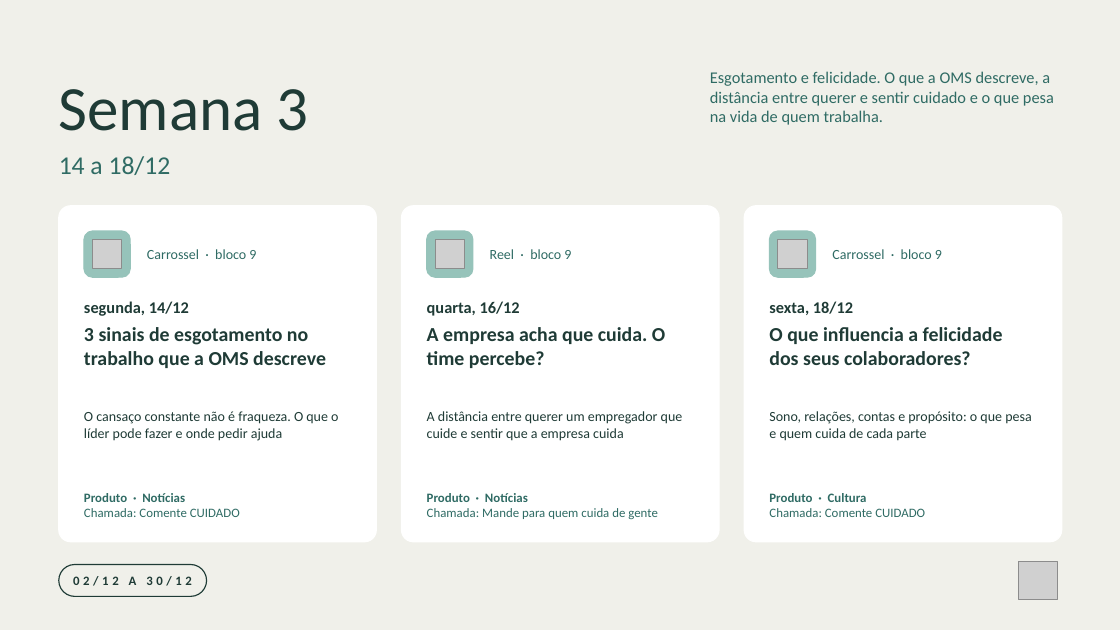
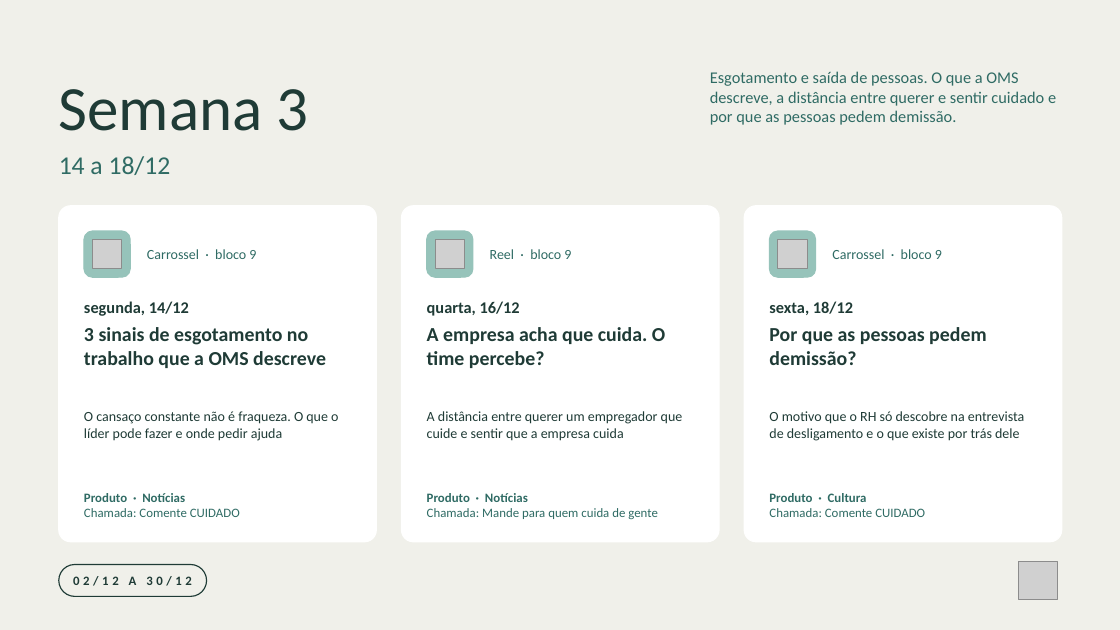
Before and after one commit to nina-rebello/comunicao-fh, a slide deck: slide 5 of marketing/calendario-dezembro/Programacao_Instagram_Dezembro_2026.pptx. Drawn at 1120x630 pixels with LibreOffice and Linux fonts; fonts in the diff are those of the drawing; grey boxes stand for pictures. Boxes give left, top, right and bottom in pixels: in the first picture for what was removed or moved away, otherwise in the second. Text is boxed around its words. In the diff, an @@ line names an element or a change of style, - is before the commit and + after.

```diff
--- a/marketing/calendario-dezembro/Programacao_Instagram_Dezembro_2026.pptx
+++ b/marketing/calendario-dezembro/Programacao_Instagram_Dezembro_2026.pptx
@@ text at (710, 71, 1056, 125): text changed @@
-Esgotamento e felicidade. O que a OMS descreve, a distância entre querer e sentir cuidado e o que pesa na vida de quem trabalha.
+Esgotamento e saída de pessoas. O que a OMS descreve, a distância entre querer e sentir cuidado e por que as pessoas pedem demissão.
@@ text at (769, 327, 986, 365): text changed @@
-O que influencia a felicidade dos seus colaboradores?
+Por que as pessoas pedem demissão?
@@ text at (769, 411, 1024, 441): text changed @@
-Sono, relações, contas e propósito: o que pesa e quem cuida de cada parte
+O motivo que o RH só descobre na entrevista de desligamento e o que existe por trás dele
```
Also in this commit, not shown: 3 other slides changed, 10 other files.
